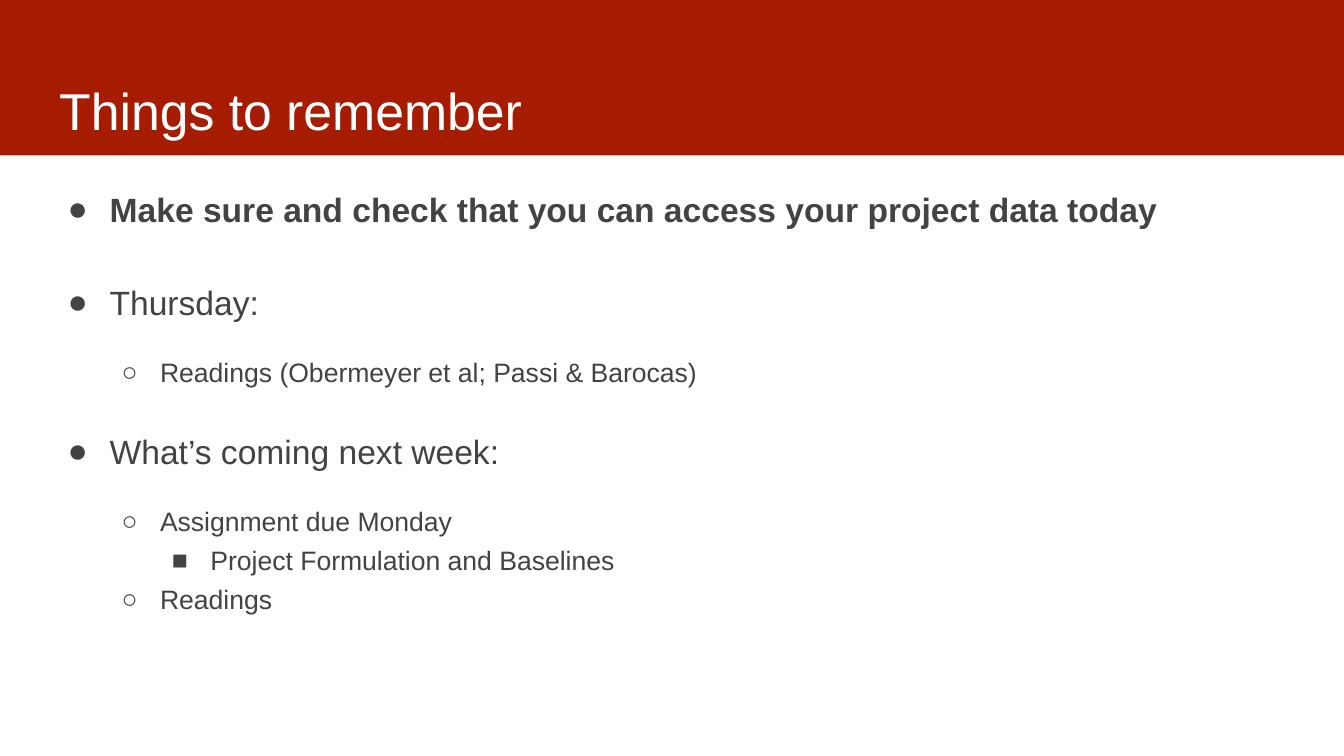
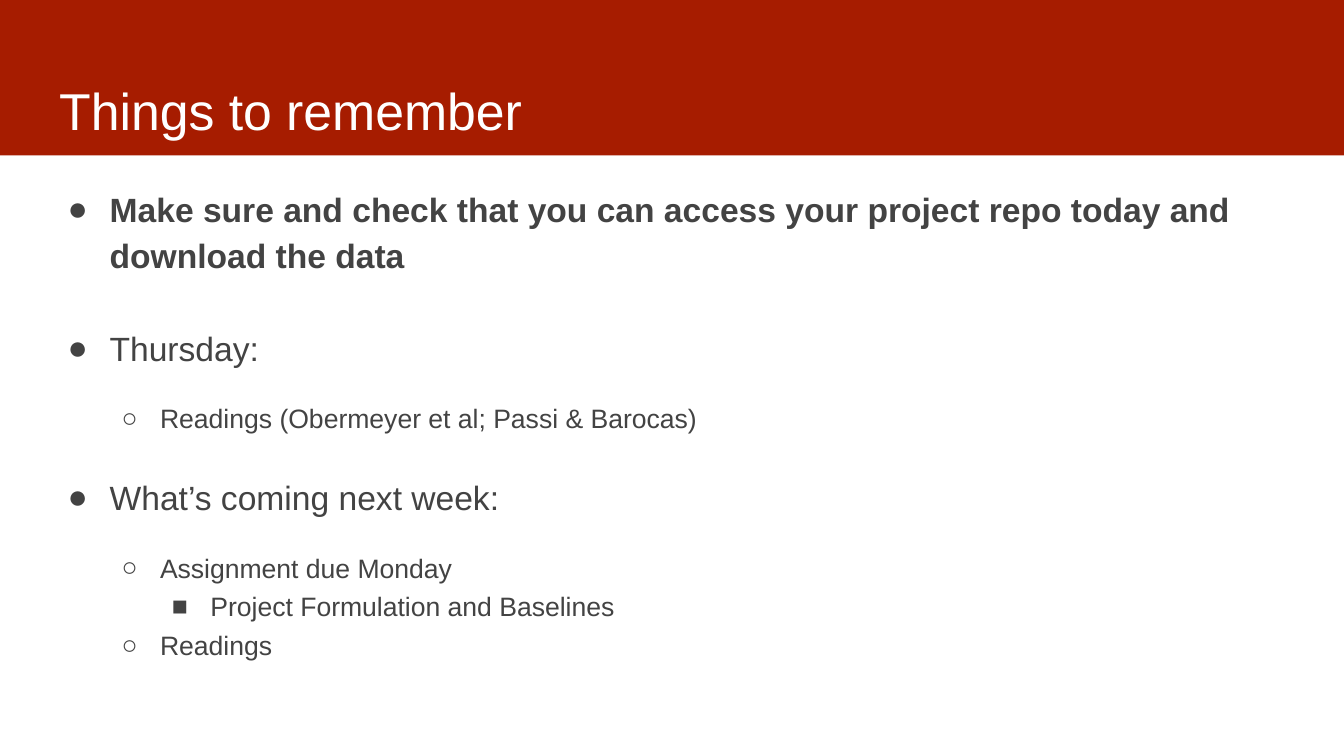
Before and after one commit to dssg/MLinPractice, a slide deck: slide 2 of Lectures/Lecture3-Data.pptx. Drawn at 1344x756 pixels with LibreOffice and Linux fonts; fonts in the diff are those of the drawing. Boxes give left, top, right and bottom in pixels: in the first picture for what was removed or moved away, otherwise in the second. Text is boxed around its words. In the diff, an @@ line names an element or a change of style, - is before the commit and + after.

Commit message:
slides for today

```diff
--- a/Lectures/Lecture3-Data.pptx
+++ b/Lectures/Lecture3-Data.pptx
@@ text at (x1=110, y1=197, x2=1230, y2=269): text changed @@
-● Make sure and check that you can access your project data today
+● Make sure and check that you can access your project repo today and download the data
```
